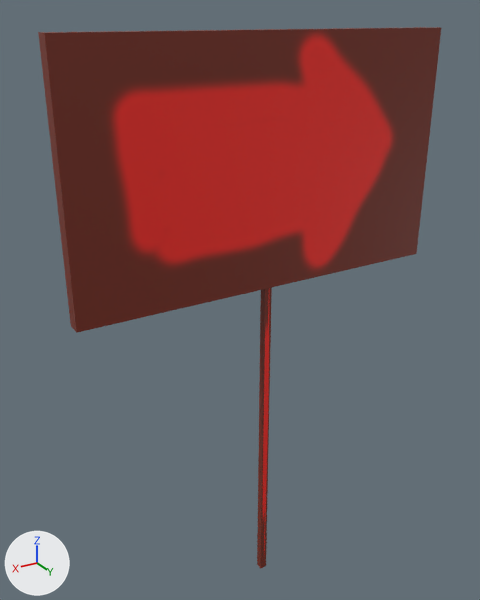
The OBJ model Resources/Models/Signboard/Signboard.obj: old version first, new version second.
Before and after are seen from a camera (50 mm lens) standing at (8.63, 13.09, 15.63) and looking at (0.48, -0.49, 8.84). The axes (+X, +Y, +Z) are drawn at lower left. The lights are the same throughout. Where no turn or scale is listed for an object, it has been applied to the vertices.

In view in the first picture: '立方体.002'.
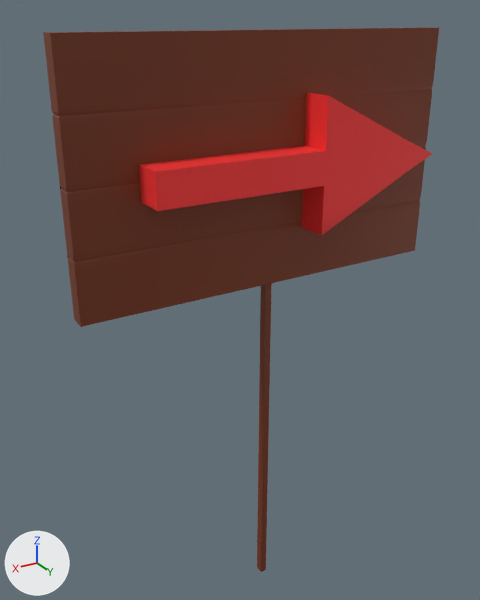
Boxes [x1, y1, x2, y2] around the edits, measured in the pictures (480 x 600 px):
'立方体.002', reshaped
    before: [38, 27, 441, 568]
    after: [43, 27, 439, 572]

Diff of the bpy script that builds the scene:
```diff
--- a/Resources/Models/Signboard/Signboard.obj.py
+++ b/Resources/Models/Signboard/Signboard.obj.py
@@ img_signboard_png @@
+img_signboard_png = load_image('signboard.png', 'signboard.png', 1024, 1024, 'sRGB')
@@ mat_マテリアル_001 @@
+mat_マテリアル_001 = principled_material('マテリアル.001')
+mat_マテリアル_001.texture = img_signboard_png
@@ me_立方体_002 @@
 # used by ob_立方体_002; location = (0.0, 0.0, 0.0)
-me_立方体_002.from_pydata(...)  # 16 vertices, 28 faces; spans x -5.0..5.0, y -0.2..0.2, z 0.0..15.3
-me_立方体_002.materials.append(mat_マテリアル_013)  # picture img_arrowpaint_png
+me_立方体_002.from_pydata(...)  # 190 vertices, 368 faces; spans x -4.9..4.9, y -0.2..1.0, z -0.1..15.3
+# me_立方体_002 part 1: the whole mesh is rebuilt
+me_立方体_002.materials.append(mat_マテリアル_001)  # picture img_signboard_png
```
